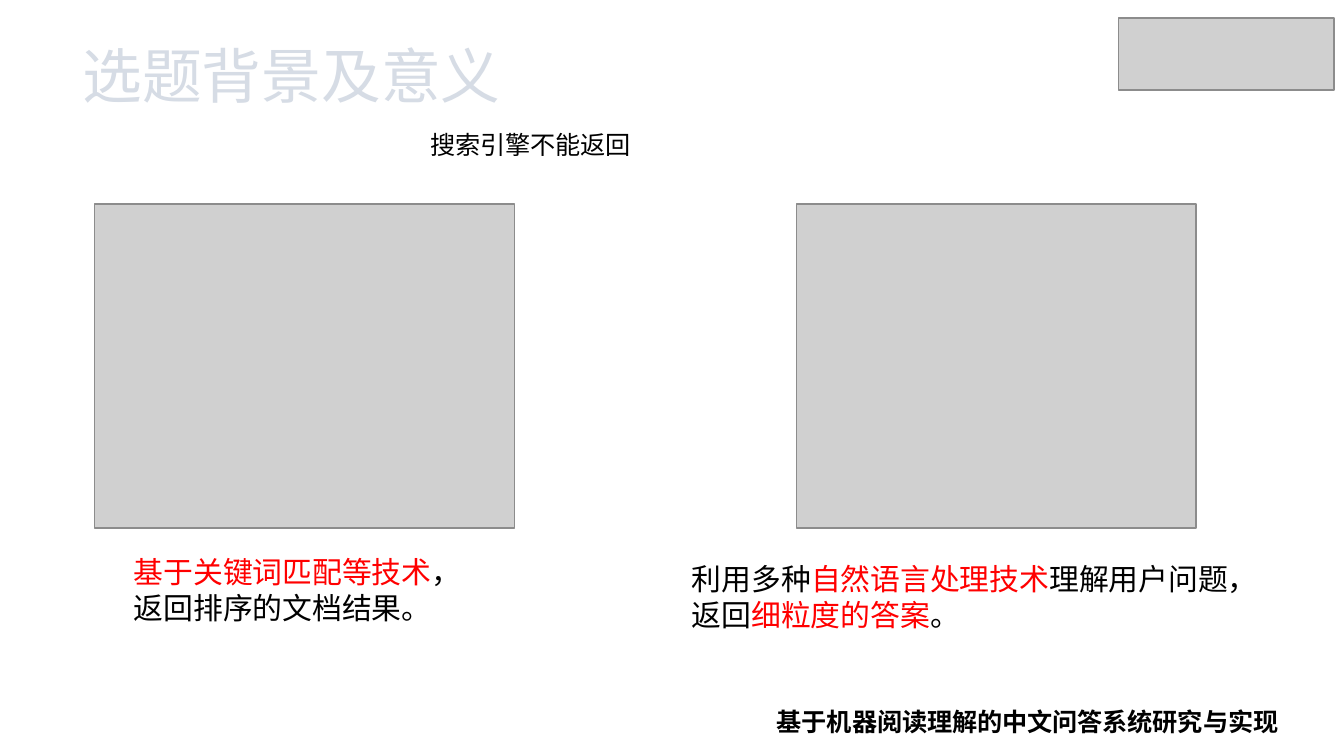
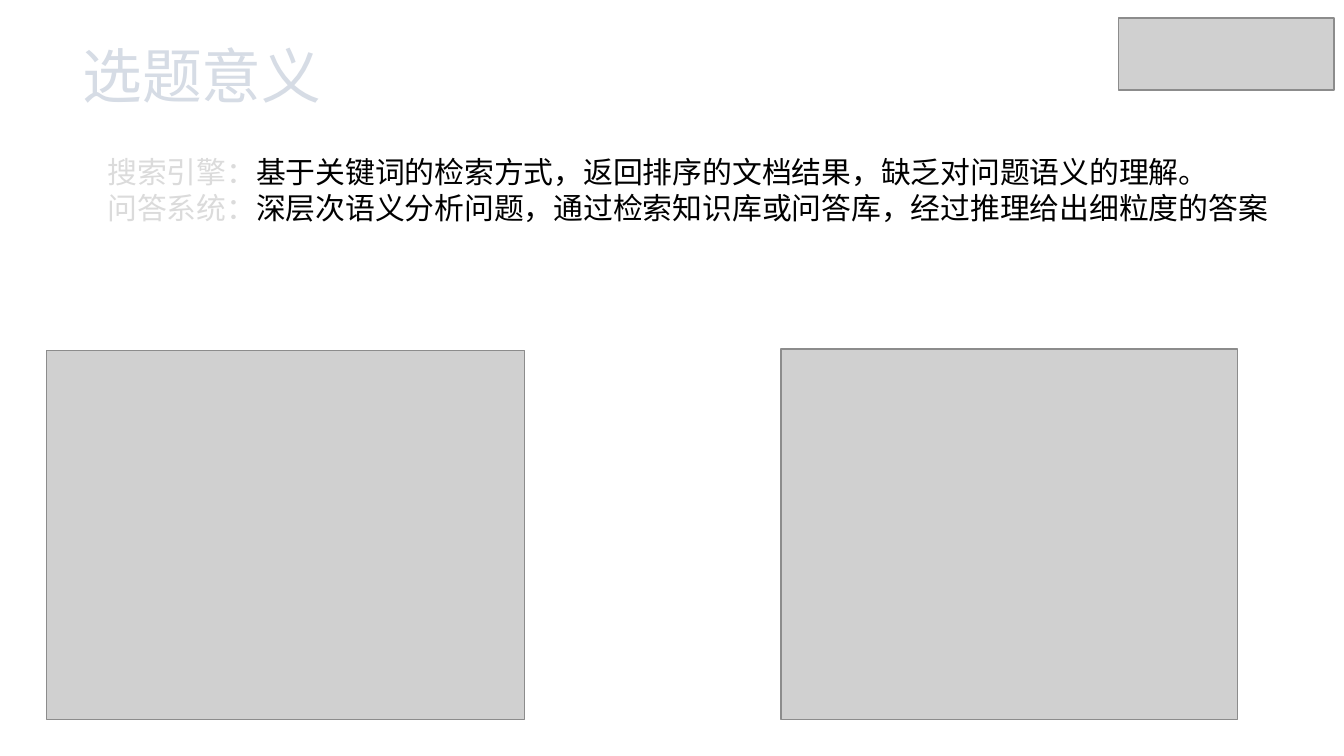
Before and after one commit to xhsun1997/ChineseMRC, a slide deck: slide 4 of 孙相会.pptx. Drawn at 1344x756 pixels with LibreOffice and Linux fonts; fonts in the diff are those of the drawing; grey boxes stand for pictures. Boxes give left, top, right and bottom in pixels: in the first picture for what was removed or moved away, otherwise in the second. Text is boxed around its words. In the diff, an @@ line names an element or a change of style, - is before the commit and + after.

```diff
--- a/孙相会.pptx
+++ b/孙相会.pptx
@@ text at (82,48,321,102): text changed @@
-选题背景及意义
+选题意义
@@ text removed at (430,132,631,156) @@
-搜索引擎不能返回
@@ text at (107,158,1268,222): text changed @@
-基于关键词匹配等技术，返回排序的文档结果。
+搜索引擎：基于关键词的检索方式，返回排序的文档结果，缺乏对问题语义的理解。
+问答系统：深层次语义分析问题，通过检索知识库或问答库，经过推理给出细粒度的答案
@@ picture: place and size @@
-picture at (94,204,515,528)
+picture at (46,351,524,719)
@@ picture: place and size @@
-picture at (797,204,1196,528)
+picture at (781,349,1238,720)
@@ text removed at (692,565,1258,629) @@
-利用多种自然语言处理技术理解用户问题，
-返回细粒度的答案。
@@ text removed at (777,709,1278,734) @@
-基于机器阅读理解的中文问答系统研究与实现
```
Also in this commit, not shown: 9 other slides changed, 2 slides added, 3 slides removed, 5 other files.
